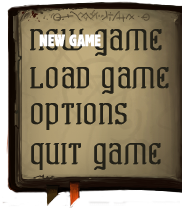
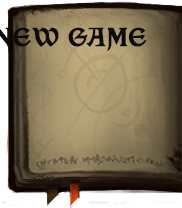
Two versions of the same layered image (182 × 208). Layer-by-layer changes:
painted on "NEW GAME" over (0, 27, 147, 51)
showed "Calque 2" over (10, 8, 182, 194)
